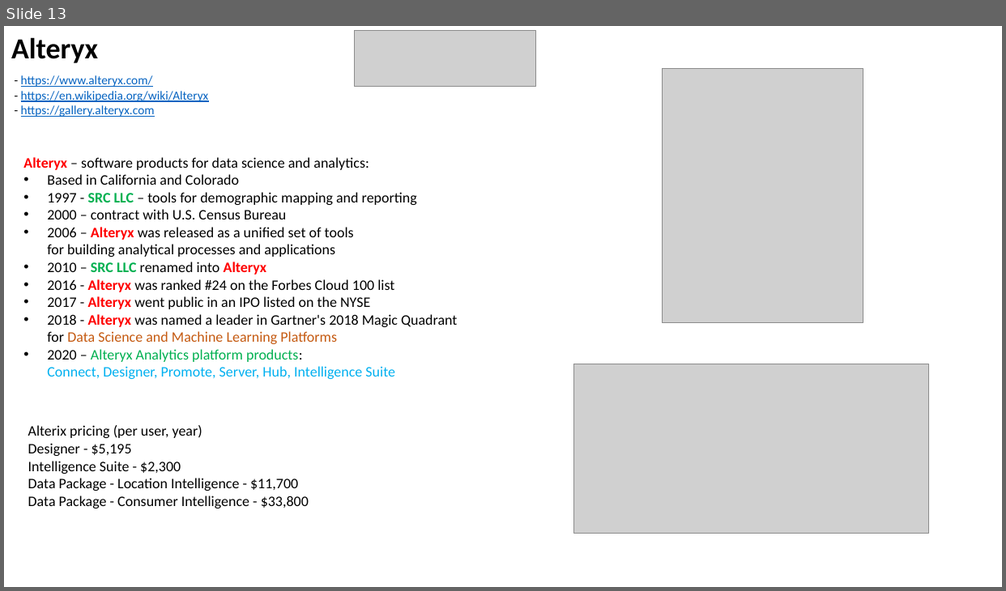
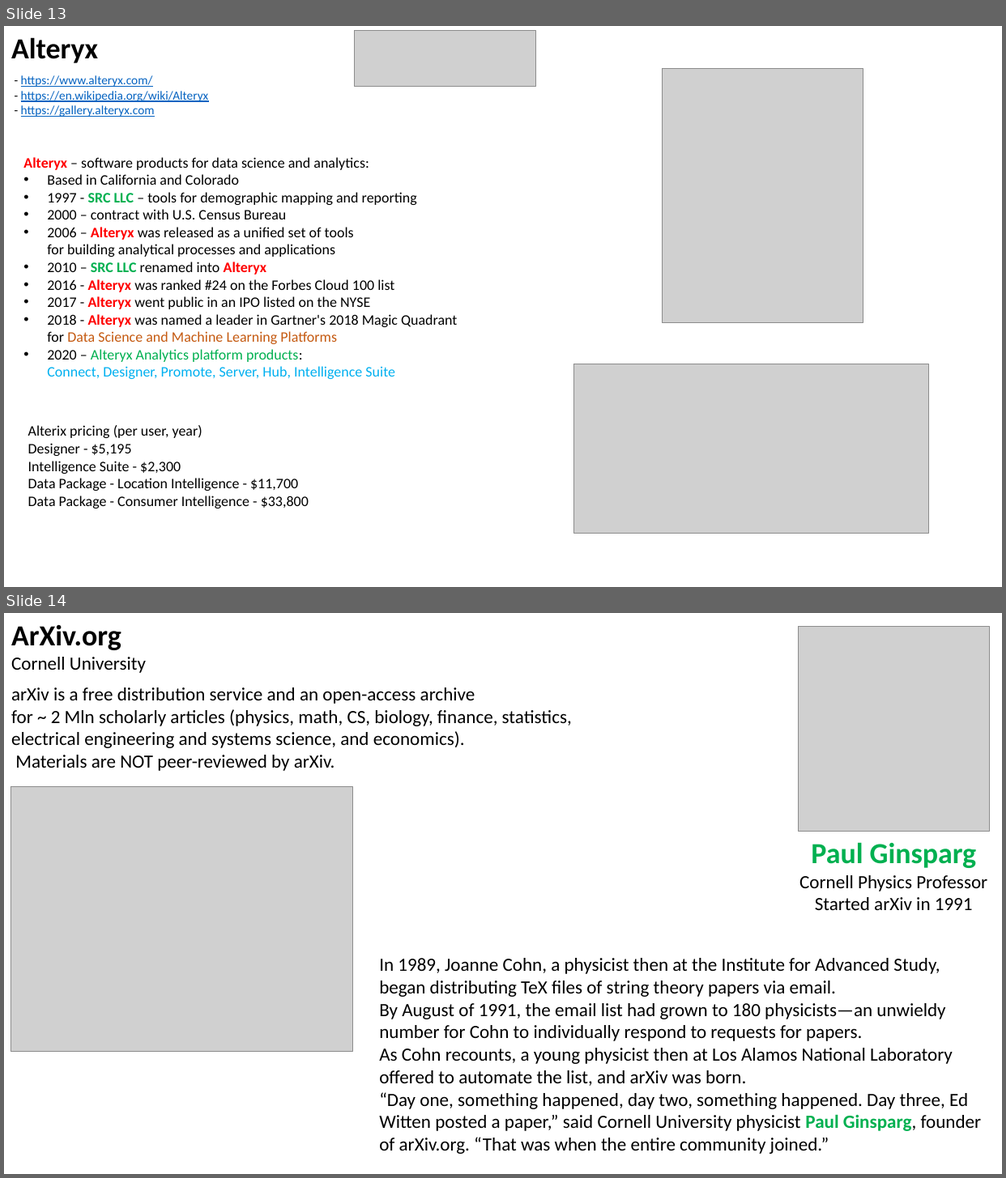
Before and after one commit to lselector/data_architect, a slide deck: DA_13_miscellaneous.pptx. Shown one above the other, each under a label of ours: slide 13 before the commit, slides 13 and 14 after it. The pictures are 1006x591 and 1006x1178 pixels, drawn with LibreOffice and Linux fonts; fonts in the diff are those of the drawing; grey boxes stand for pictures. Boxes give left, top, right and bottom in pixels: in the first picture for what was removed or moved away, otherwise in the second. Text is boxed around its words. In the diff, an @@ line names an element or a change of style, - is before the commit and + after.

```diff
--- a/DA_13_miscellaneous.pptx
+++ b/DA_13_miscellaneous.pptx
@@ slide 14 added at (4,613,1002,1174), background #FFFFFF @@
@@ text added at (11,624,146,673), 18 pt, text #000000 @@
+ArXiv.org
+Cornell University
@@ picture added at (799,627,989,831) @@
@@ text added at (11,688,572,771), 18 pt, text #000000 @@
+arXiv is a free distribution service and an open-access archive
+for ~ 2 Mln scholarly articles (physics, math, CS, biology, finance, statistics, electrical engineering and systems science, and economics).
+Materials are NOT peer-reviewed by arXiv.
@@ picture added at (10,787,353,1052) @@
@@ text added at (799,842,987,910), 18 pt, text #000000 @@
+Paul Ginsparg
+Cornell Physics Professor
+Started arXiv in 1991
@@ text added at (379,958,982,1154), 18 pt, text #000000 @@
+In 1989, Joanne Cohn, a physicist then at the Institute for Advanced Study, began distributing TeX files of string theory papers via email.
+By August of 1991, the email list had grown to 180 physicists—an unwieldy number for Cohn to individually respond to requests for papers.
+As Cohn recounts, a young physicist then at Los Alamos National Laboratory offered to automate the list, and arXiv was born.
+“Day one, something happened, day two, something happened. Day three, Ed Witten posted a paper,” said Cornell University physicist Paul Ginsparg, founder of arXiv.org. “That was when the entire community joined.”
```
